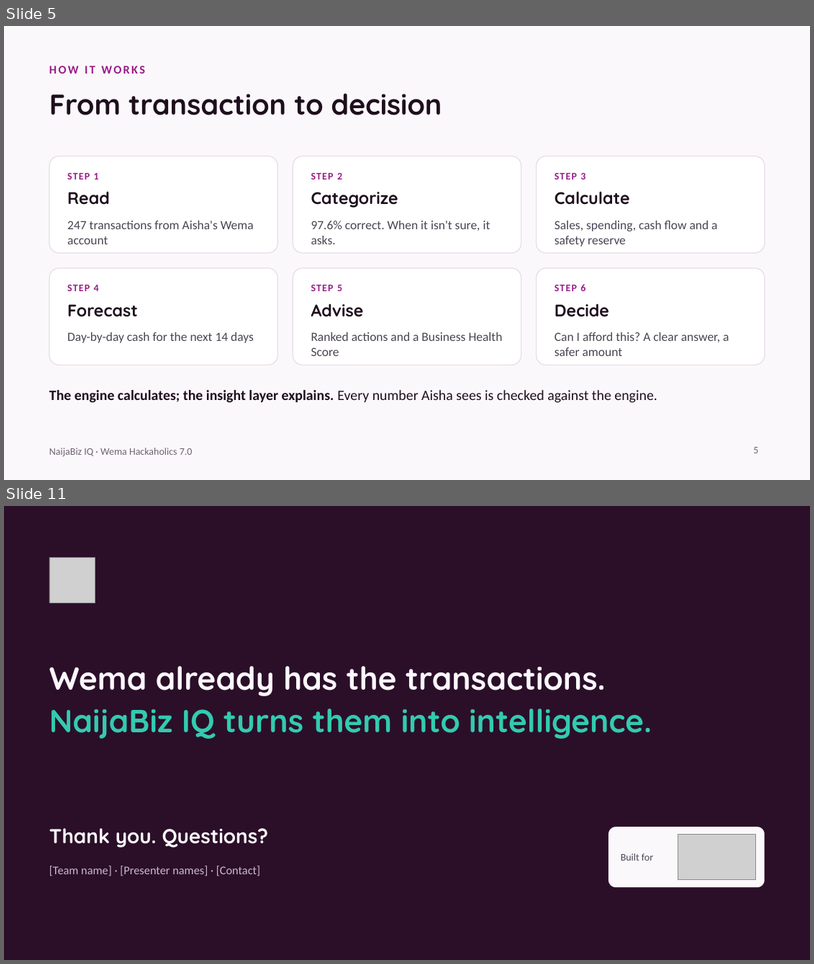
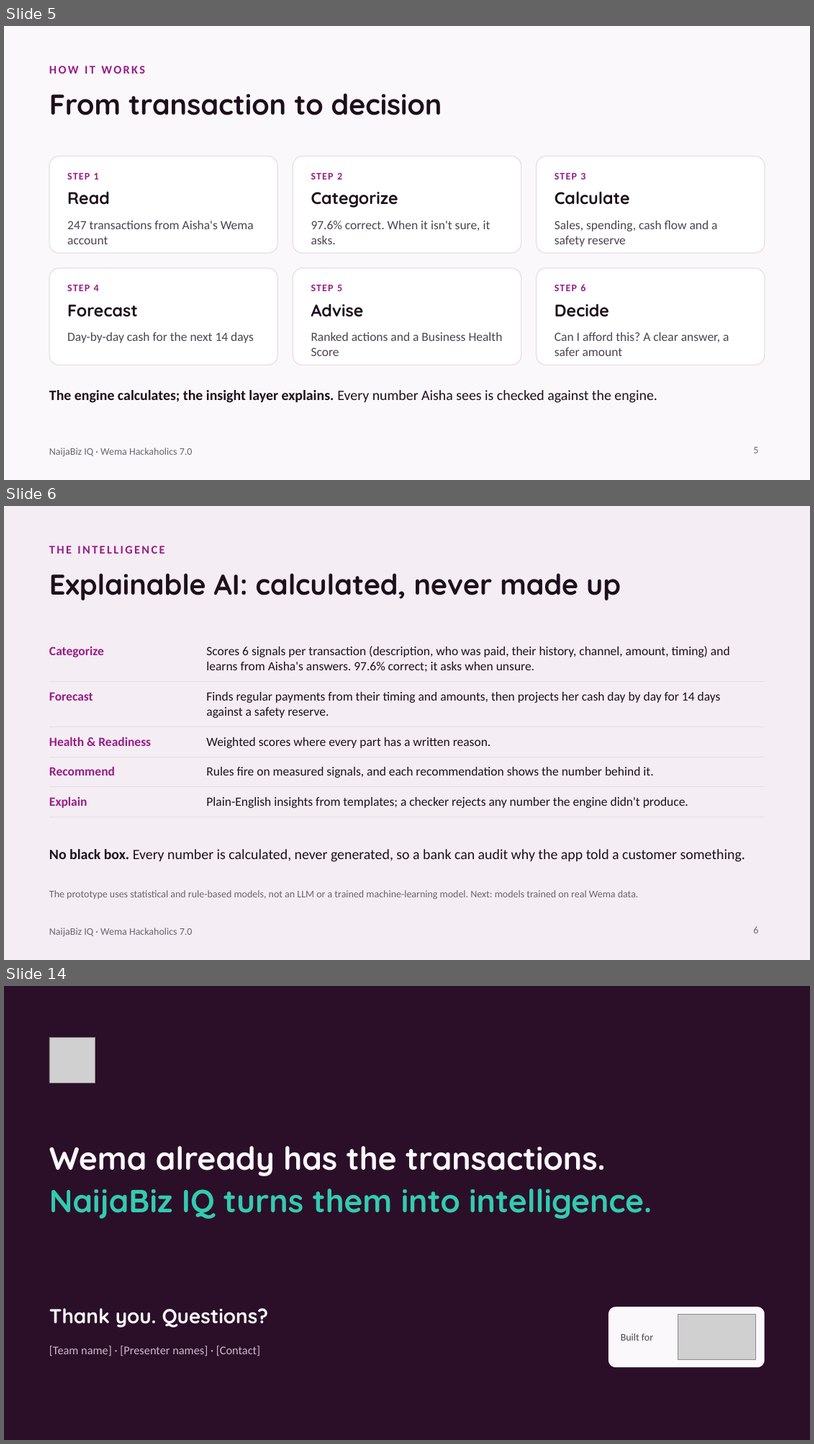
Before and after one commit to vinval-291/naijabiz-iq, a slide deck: pitch/NaijaBiz_IQ_Pitch.pptx. Shown one above the other, each under a label of ours: slides 5 and 11 before the commit, slides 5, 6 and 14 after it; the slides between them are not shown. The pictures are 814x964 and 814x1444 pixels, drawn with LibreOffice and Linux fonts; fonts in the diff are those of the drawing; grey boxes stand for pictures. Boxes give left, top, right and bottom in pixels: in the first picture for what was removed or moved away, otherwise in the second. Text is boxed around its words. In the diff, an @@ line names an element or a change of style, - is before the commit and + after.

```diff
--- a/pitch/NaijaBiz_IQ_Pitch.pptx
+++ b/pitch/NaijaBiz_IQ_Pitch.pptx
@@ slide 6 added at (4, 506, 810, 960), background #F4EDF3; not listed: 1 template element that a slide beside it also shows @@
@@ text added at (49, 546, 165, 554), 14 pt, text #981D87, bold @@
+THE INTELLIGENCE
@@ title added at (49, 573, 621, 600), 34 pt, text #1E0F1D, bold @@
+Explainable AI: calculated, never made up
@@ table added at (49, 636, 765, 811), 5 rows, 2 columns @@
+Categorize | Scores 6 signals per transaction (description, who was paid, their history, channel, amount, timing) and learns from Aisha's answers. 97.6% correct; it asks when unsure.
+Forecast | Finds regular payments from their timing and amounts, then projects her cash day by day for 14 days against a safety reserve.
+Health & Readiness | Weighted scores where every part has a written reason.
+Recommend | Rules fire on measured signals, and each recommendation shows the number behind it.
+Explain | Plain-English insights from templates; a checker rejects any number the engine didn't produce.
@@ text added at (49, 849, 746, 862), 17 pt, text #1E0F1D @@
+No black box. Every number is calculated, never generated, so a bank can audit why the app told a customer something.
@@ text added at (49, 890, 639, 899), 12 pt, text #6E6370 @@
+The prototype uses statistical and rule-based models, not an LLM or a trained machine-learning model. Next: models trained on real Wema data.
@@ page number added at (754, 926, 759, 933), 12 pt, text #6E6370 @@
+6
@@ what was slide 11 is now slide 14 @@
```
Also in this commit, not shown: 4 slides changed, 2 other slides added.
